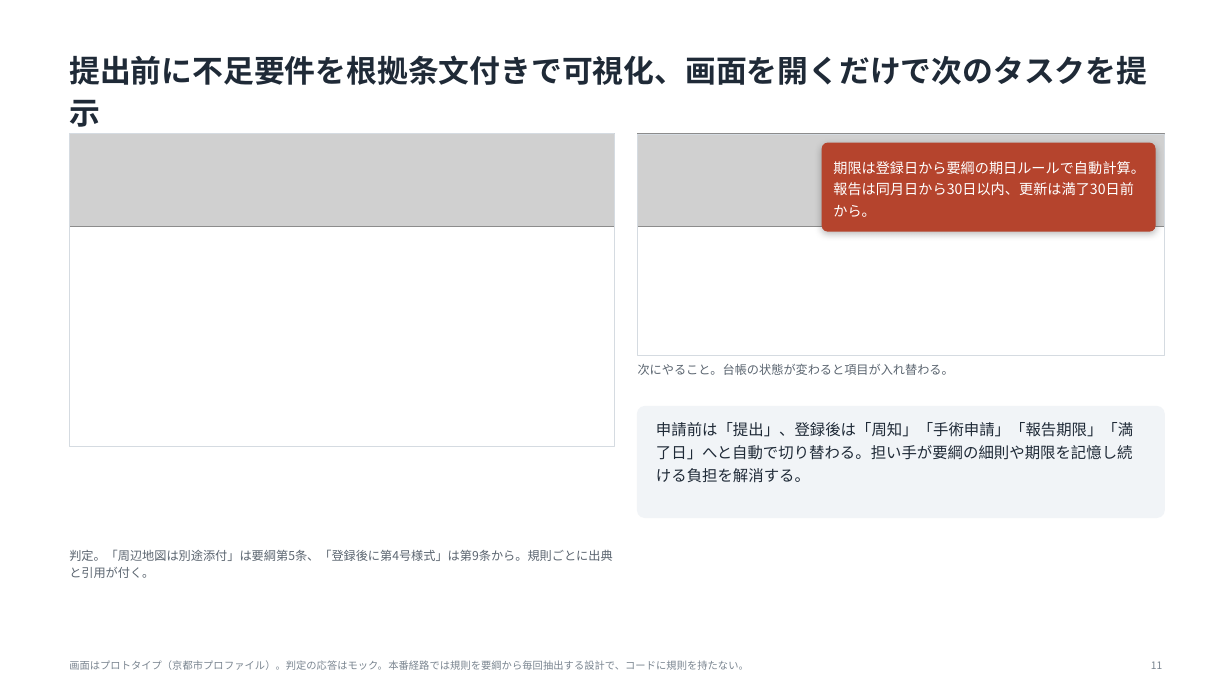
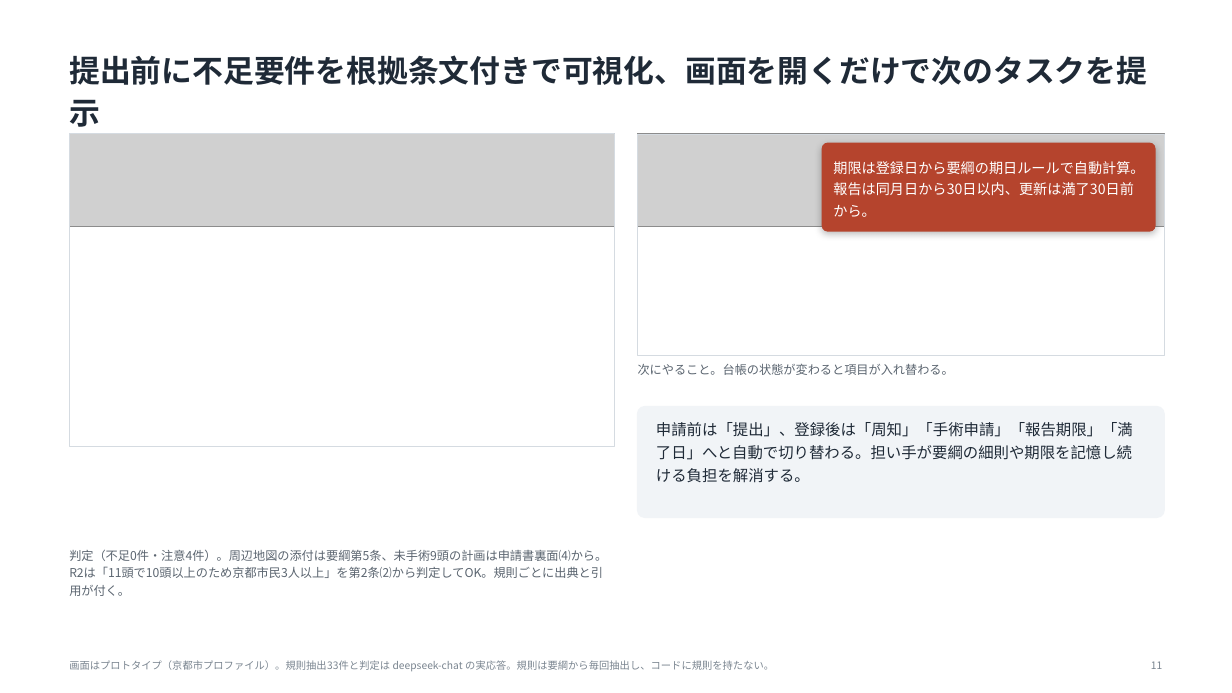
Before and after one commit to tsurutontan634/VORN, a slide deck: slide 11 of docs/deck3/nekonote_VORN2026.pptx. Drawn at 1232x693 pixels with LibreOffice and Linux fonts; fonts in the diff are those of the drawing; grey boxes stand for pictures. Boxes give left, top, right and bottom in pixels: in the first picture for what was removed or moved away, otherwise in the second. Text is boxed around its words. In the diff, an @@ line names an element or a change of style, - is before the commit and + after.

```diff
--- a/docs/deck3/nekonote_VORN2026.pptx
+++ b/docs/deck3/nekonote_VORN2026.pptx
@@ text at (69, 550, 607, 596): text changed @@
-判定。「周辺地図は別途添付」は要綱第5条、「登録後に第4号様式」は第9条から。規則ごとに出典と引用が付く。
+判定（不足0件・注意4件）。周辺地図の添付は要綱第5条、未手術9頭の計画は申請書裏面⑷から。R2は「11頭で10頭以上のため京都市民3人以上」を第2条⑵から判定してOK。規則ごとに出典と引用が付く。
@@ text at (69, 660, 774, 671): text changed @@
-画面はプロトタイプ（京都市プロファイル）。判定の応答はモック。本番経路では規則を要綱から毎回抽出する設計で、コードに規則を持たない。
+画面はプロトタイプ（京都市プロファイル）。規則抽出33件と判定は deepseek-chat の実応答。規則は要綱から毎回抽出し、コードに規則を持たない。
```
Also in this commit, not shown: 5 other slides changed, 38 other files.
